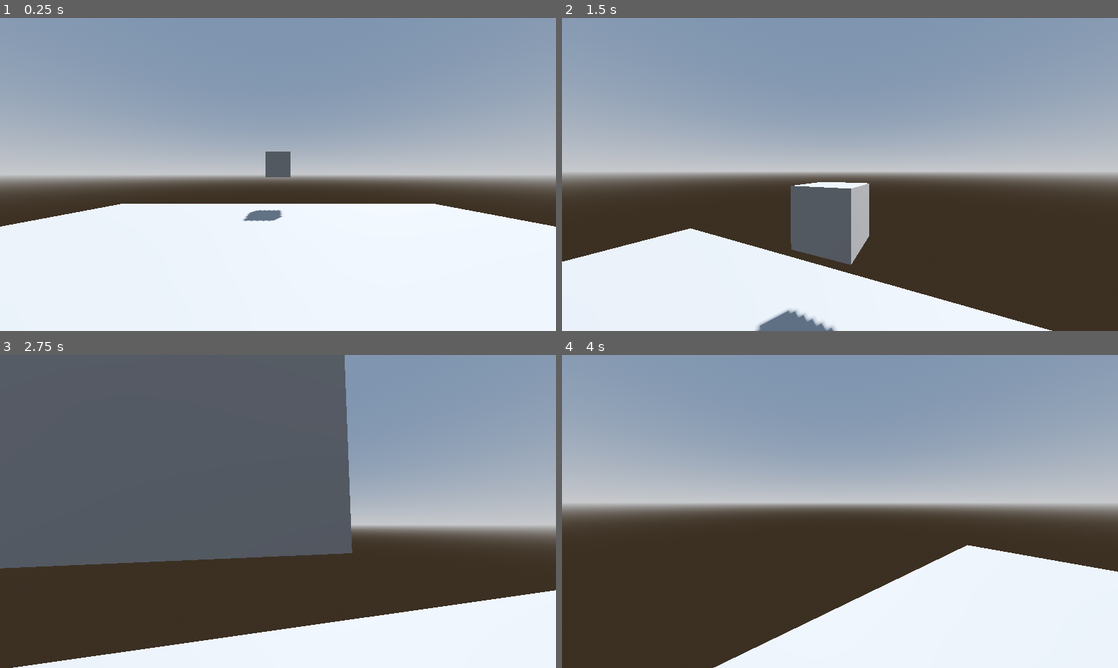
Above: before the commit, frames 1-4 (two rows, left to right).
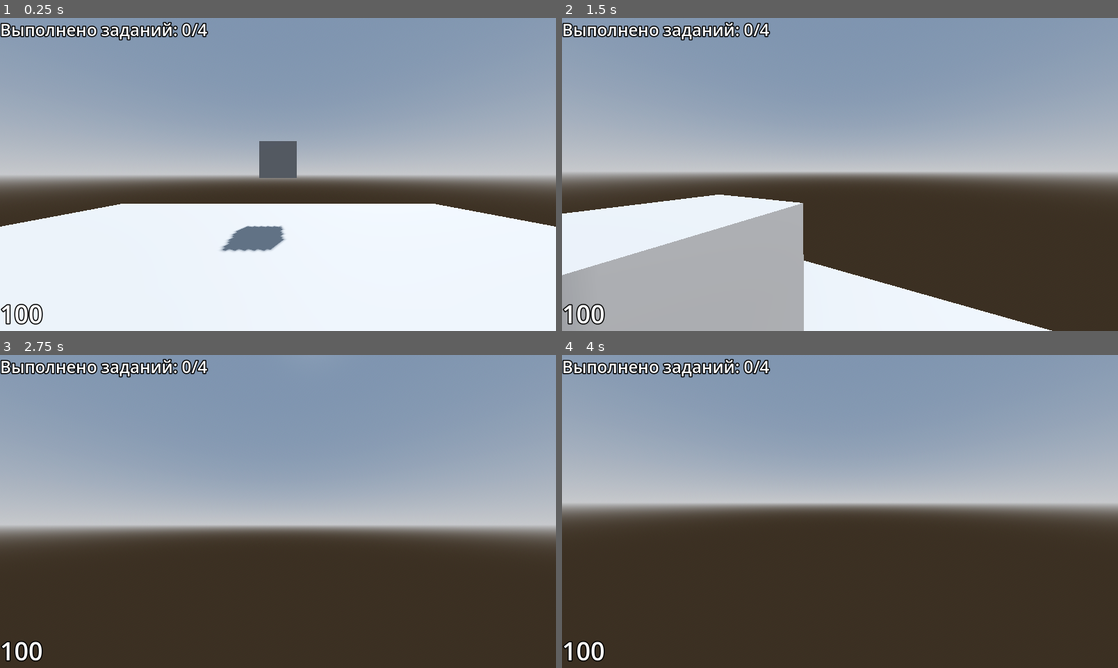
Above: after the commit, the same moments.

Repository: MultySerey/utmn_eco_game
Game: Godot game, scene res://game_world.tscn
The game is run twice, just before and just after one commit, with the same random seed, the same clock (stepped at 60 frames per second) and the same inputs.
Inputs (mouse positions are in pixels of both pictures, inside the frame that each line leads up to):
- Up to frame 1 (0.25 s): no input
- Up to frame 2 (1.5 s): tap Enter at 0.5 s; move the mouse to (867, 174) at 0.52 s; hold W (up) from 0.53 s (still down); tap Space (jump) at 0.77 s; move the mouse to (812, 174) at 1.27 s
- Up to frame 3 (2.75 s): keep holding W (up); tap Space (jump) at 1.52 s; move the mouse to (289, 505) at 2.02 s
- Up to frame 4 (4 s): keep holding W (up); tap Space (jump) at 2.75, 3.02, 3.77 s; move the mouse to (834, 517) at 2.77 s; move the mouse to (878, 514) at 3.52 s

The runs differ from the first frame. In frame 1, 2.8% of the frame differs, in the area x 0-54%, y 1-98%; in frame 2, 21%; in frame 3, 53%, in the area x 0-100%, y 0-100%; in frame 4, 20%.

Commit message:
ui init

Diff:
--- a/game_world.tscn
+++ b/game_world.tscn
@@ -1,5 +1,6 @@
-[gd_scene load_steps=5 format=3 uid="uid://dp6ga78d6fhpn"]
+[gd_scene load_steps=6 format=3 uid="uid://dp6ga78d6fhpn"]
 
+[ext_resource type="PackedScene" uid="uid://bvb0sxyd4v088" path="res://ui/ui.tscn" id="1_o7x6f"]
 [ext_resource type="PackedScene" uid="uid://bixrskqe0dihu" path="res://player.tscn" id="2_uprq6"]
 
 [sub_resource type="ProceduralSkyMaterial" id="ProceduralSkyMaterial_1x3ls"]
@@ -16,6 +17,8 @@
 glow_enabled = true
 
 [node name="game_world" type="Node3D"]
+
+[node name="Ui" parent="." instance=ExtResource("1_o7x6f")]
 
 [node name="WorldEnvironment" type="WorldEnvironment" parent="."]
 environment = SubResource("Environment_1fmom")
@@ -34,4 +37,4 @@
 size = Vector3(16, 1, 16)
 
 [node name="CSGBox3D2" type="CSGBox3D" parent="CSGCombiner3D"]
-transform = Transform3D(1, 0, 0, 0, 1, 0, 0, 0, 1, 0, 2.39915, -6.68109)
+transform = Transform3D(1, 0, 0, 0, 1, 0, 0, 0, 1, 0, 2.39915, -4.68109)
--- /dev/null
+++ b/ui/ui.tscn
@@ -0,0 +1,33 @@
+[gd_scene format=3 uid="uid://bvb0sxyd4v088"]
+
+[node name="Ui" type="CanvasLayer"]
+
+[node name="Control" type="Control" parent="."]
+layout_mode = 3
+anchors_preset = 15
+anchor_right = 1.0
+anchor_bottom = 1.0
+grow_horizontal = 2
+grow_vertical = 2
+
+[node name="Label" type="Label" parent="Control"]
+layout_mode = 0
+offset_right = 40.0
+offset_bottom = 23.0
+theme_override_colors/font_outline_color = Color(0, 0, 0, 1)
+theme_override_constants/outline_size = 12
+theme_override_font_sizes/font_size = 48
+text = "Выполнено заданий: 0/4"
+
+[node name="hp" type="Label" parent="Control"]
+layout_mode = 1
+anchors_preset = 2
+anchor_top = 1.0
+anchor_bottom = 1.0
+offset_top = -99.0
+offset_right = 123.0
+grow_vertical = 0
+theme_override_colors/font_outline_color = Color(0, 0, 0, 1)
+theme_override_constants/outline_size = 12
+theme_override_font_sizes/font_size = 72
+text = "100"
